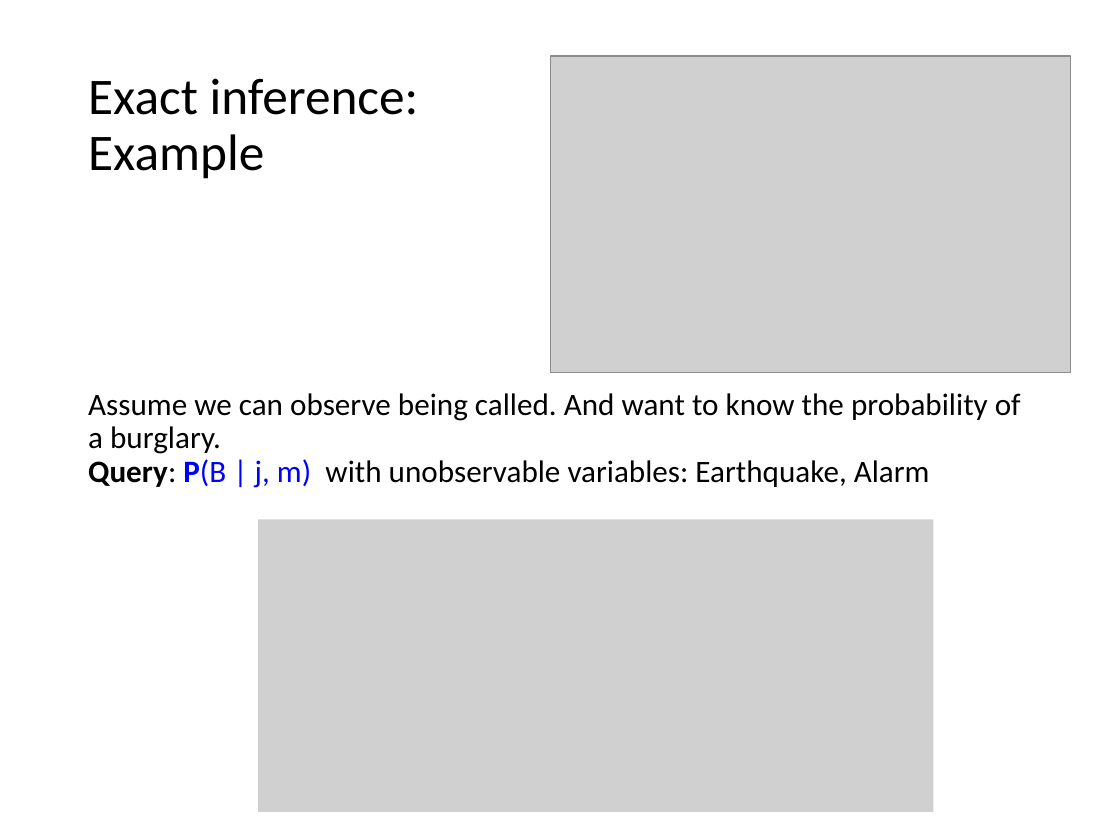
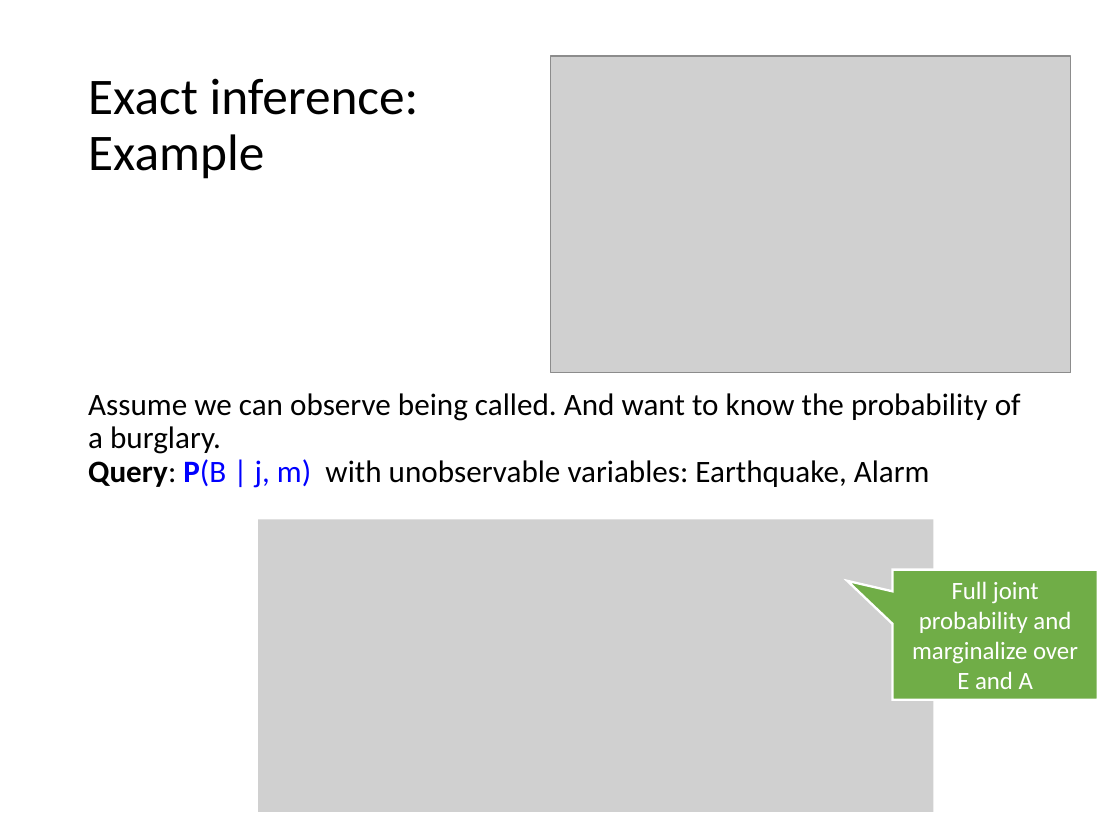
Before and after one commit to mhahsler/CS7320-AI, a slide deck: slide 23 of slides/13_bayes_nets.pptx. Drawn at 1120x840 pixels with LibreOffice and Linux fonts; fonts in the diff are those of the drawing; grey boxes stand for pictures. Boxes give left, top, right and bottom in pixels: in the first picture for what was removed or moved away, otherwise in the second. Text is boxed around its words. In the diff, an @@ line names an element or a change of style, - is before the commit and + after.

```diff
--- a/slides/13_bayes_nets.pptx
+++ b/slides/13_bayes_nets.pptx
@@ speech box added at <box>893,570,1098,700</box>, fill #70AD47, outline #FFFFFF 1.5 pt, 16 pt, text #FFFFFF @@
+Full joint probability and marginalize over E and A
```
Also in this commit, not shown: 5 other slides changed, 3 other files.
